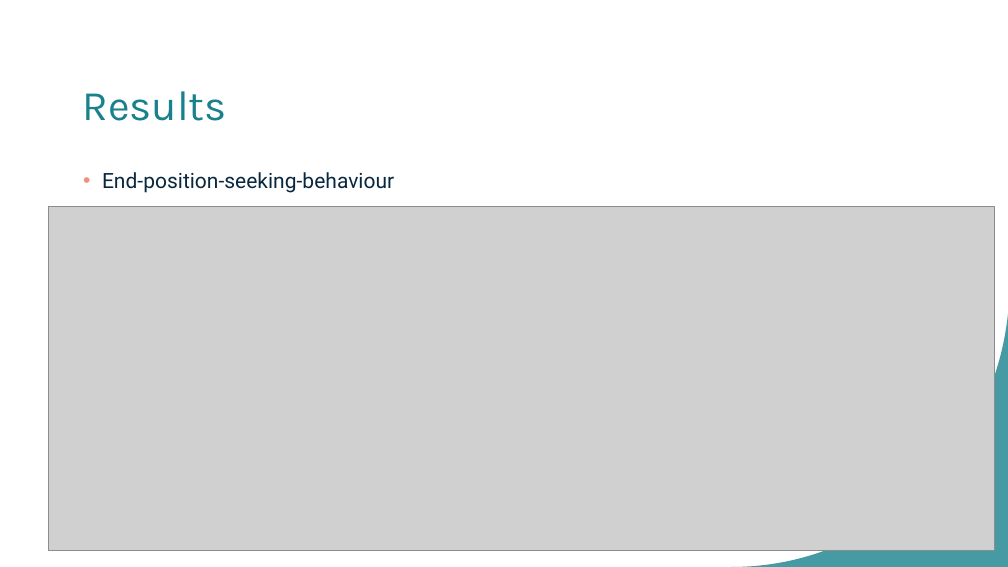
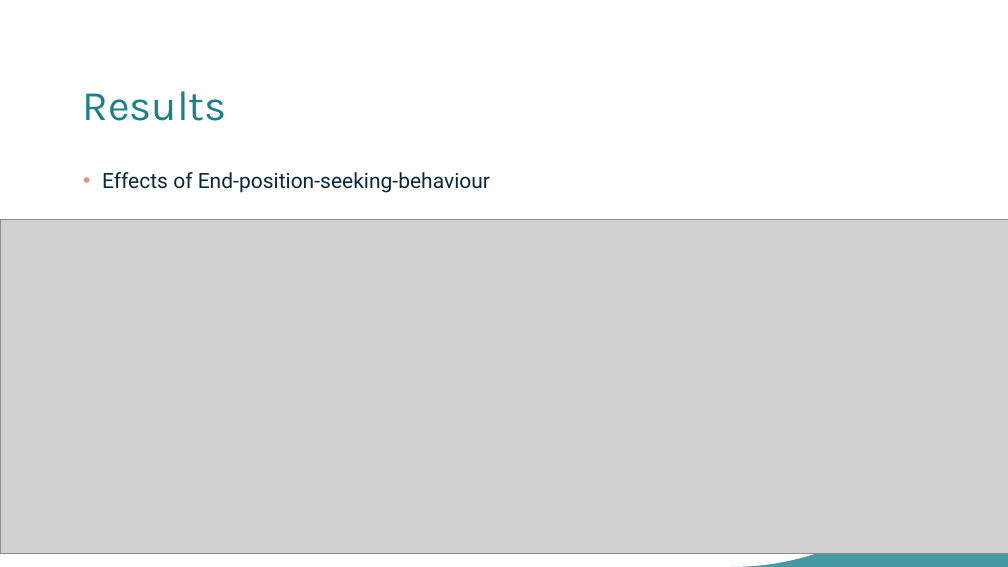
Before and after one commit to bajicluka01/CollectiveBehaviour-GroupA, a slide deck: slide 9 of GroupA-presentation.pptx (slide 5 before the commit). Drawn at 1008x567 pixels with LibreOffice and Linux fonts; fonts in the diff are those of the drawing; grey boxes stand for pictures. Boxes give left, top, right and bottom in pixels: in the first picture for what was removed or moved away, otherwise in the second. Text is boxed around its words. In the diff, an @@ line names an element or a change of style, - is before the commit and + after.

```diff
--- a/GroupA-presentation.pptx
+++ b/GroupA-presentation.pptx
@@ text at box(102, 172, 490, 193): text changed @@
-• End-position-seeking-behaviour
+• Effects of End-position-seeking-behaviour
@@ picture: place and size @@
-picture at box(48, 206, 994, 551)
+picture at box(0, 219, 1008, 554)
```
Also in this commit, not shown: 4 other slides changed, 4 slides added.
